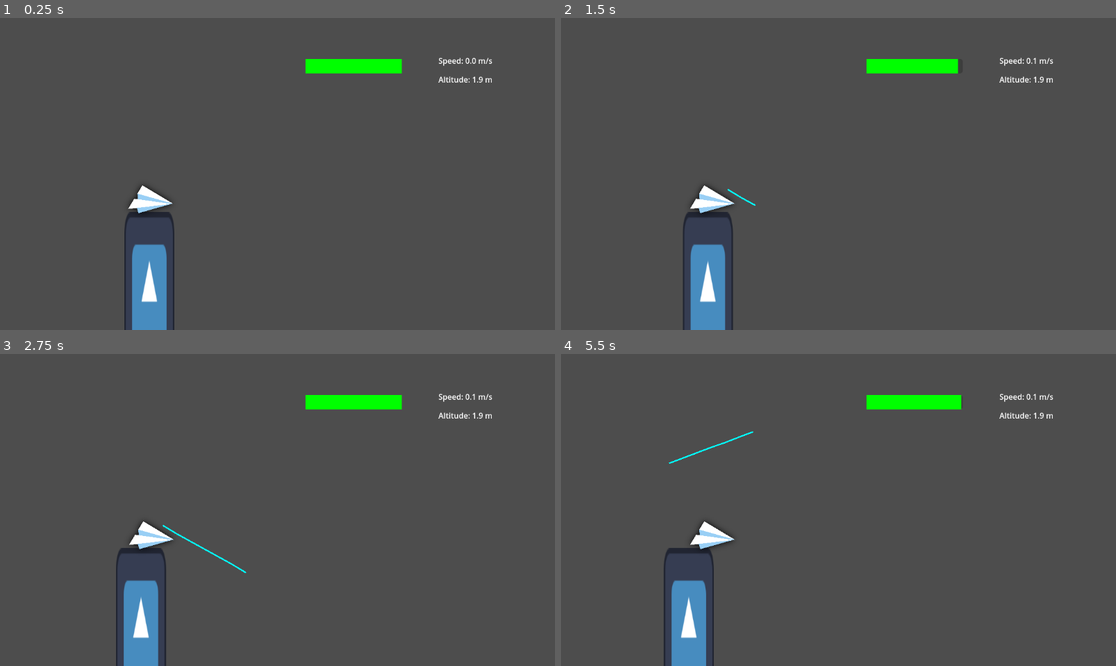
Above: before the commit, frames 1-4 (two rows, left to right).
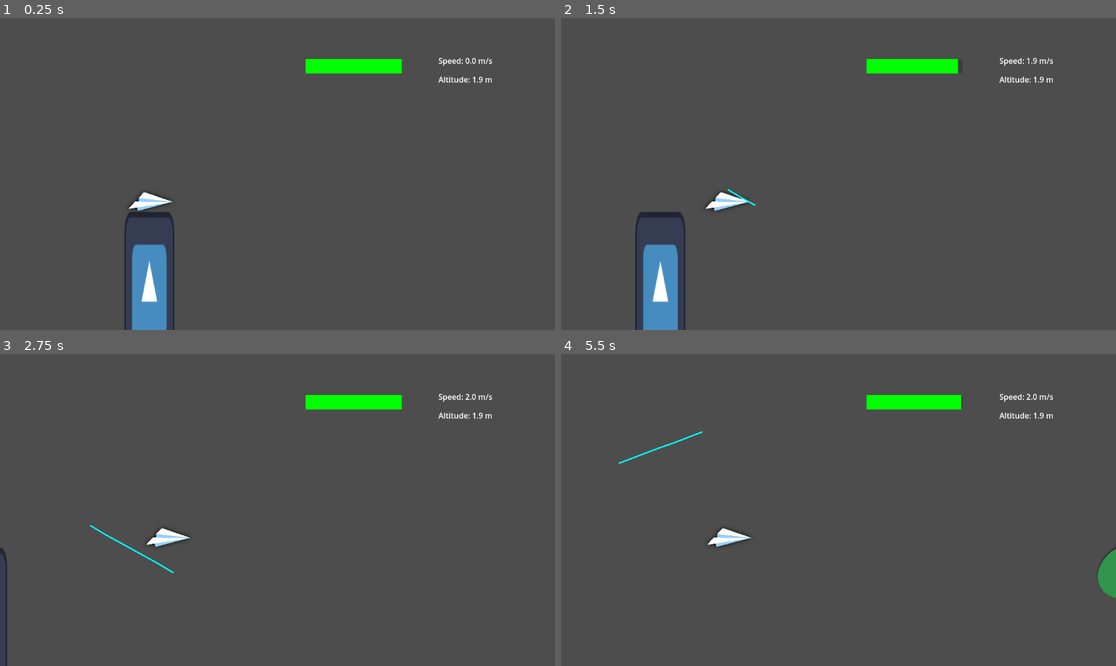
Above: after the commit, the same moments.

Repository: STUDIO-SINOKAYO/planegame
Game: Godot game, scene res://Scenes/level.tscn
Two runs of this game, one before a commit and one after it. Both use one fixed random seed, a clock stepped at 60 frames per second and the inputs below. The engine's default icon, where the game draws it, is replaced by a stand-in: a white triangle on a blue panel in a dark square.
Inputs (mouse positions are in pixels of both pictures, inside the frame that each line leads up to):
- Up to frame 1 (0.25 s): no input
- Up to frame 2 (1.5 s): tap Enter (ui_accept) at 0.5, 0.6, 0.77, 1.07 s; move the mouse to (960, 158) at 0.52 s; click (960, 158) at 0.67 s; drag from (727, 189) to (810, 236) at 1.27 s
- Up to frame 3 (2.75 s): move the mouse to (333, 441) at 2.02 s; tap Enter (ui_accept) at 2.1 s; click (333, 441) at 2.17 s
- Up to frame 4 (5.5 s): drag from (810, 572) to (672, 463) at 2.77 s; move the mouse to (1005, 556) at 3.52 s; tap Enter (ui_accept) at 3.6, 3.77, 4.07, 5.1 s; click (1005, 556) at 3.67 s; drag from (672, 463) to (755, 432) at 4.27 s; move the mouse to (866, 510) at 5.02 s; click (866, 510) at 5.17 s

The runs differ from the first frame. In frame 1, 0.2% of the frame differs, in the area x 23-32%, y 53-63%; in frame 2, 4.6%, in the area x 13-86%, y 12-100%; in frame 3, 2.9%; in frame 4, 3.2%.

Commit message:
Increased Plane initial takeoff speed

Diff:
--- a/Scenes/level.tscn
+++ b/Scenes/level.tscn
@@ -169,9 +169,9 @@
 
 [node name="Sprite2D" type="Sprite2D" parent="Plane"]
 z_index = 1
-position = Vector2(-7, -12)
+position = Vector2(-5, -5)
 rotation = -0.232129
-scale = Vector2(0.1, 0.1)
+scale = Vector2(0.1, 0.0648427)
 texture = ExtResource("4_8c0lf")
 region_enabled = true
 region_rect = Rect2(0, 0, 1170, 980)
@@ -292,7 +292,6 @@
 
 [node name="AudioStreamPlayer" type="AudioStreamPlayer" parent="Obstacles/Sun/Area2D"]
 stream = ExtResource("11_qxfql")
-bus = &"SFX"
 
 [node name="Trees" type="Node2D" parent="Obstacles"]
 
@@ -358,7 +357,7 @@
 shape = SubResource("CircleShape2D_gf56v")
 
 [node name="Tree4" type="Node2D" parent="Obstacles/Trees"]
-position = Vector2(3520, 528)
+position = Vector2(3468, 539)
 
 [node name="Sprite2D" type="Sprite2D" parent="Obstacles/Trees/Tree4"]
 position = Vector2(-8, -47)
@@ -637,7 +636,6 @@
 [node name="Water" type="AudioStreamPlayer" parent="Obstacles/Water"]
 stream = ExtResource("20_24uko")
 volume_db = -5.298
-bus = &"SFX"
 
 [node name="Lightning" type="Node2D" parent="Obstacles"]
 
@@ -824,18 +822,15 @@
 [node name="Burn" type="AudioStreamPlayer" parent="."]
 unique_name_in_owner = true
 stream = ExtResource("20_3a44l")
-bus = &"SFX"
 
 [node name="Crash" type="AudioStreamPlayer" parent="."]
 unique_name_in_owner = true
 stream = ExtResource("24_gf56v")
-bus = &"SFX"
 
 [node name="PlaneBoost" type="AudioStreamPlayer" parent="."]
 unique_name_in_owner = true
 stream = ExtResource("25_u0did")
 volume_db = -6.749
-bus = &"SFX"
 
 [node name="ColorRect" type="ColorRect" parent="."]
 z_index = -50
--- a/Scripts/Plane.gd
+++ b/Scripts/Plane.gd
@@ -118,7 +118,7 @@
 	"""Start the game and enable movement"""
 	game_started = true
 	# Give the plane a small initial speed so it's not completely stationary
-	current_speed = max(base_speed, 10.0)  # Minimum 10 speed to get started
+	current_speed = max(base_speed, 200.0)  # Minimum 10 speed to get started
 
 #-------------------------------------------------------------------------------
 func _create_waypoint() -> void:
Not shown: 2 places in Scenes/level.tscn that only renumber resources
